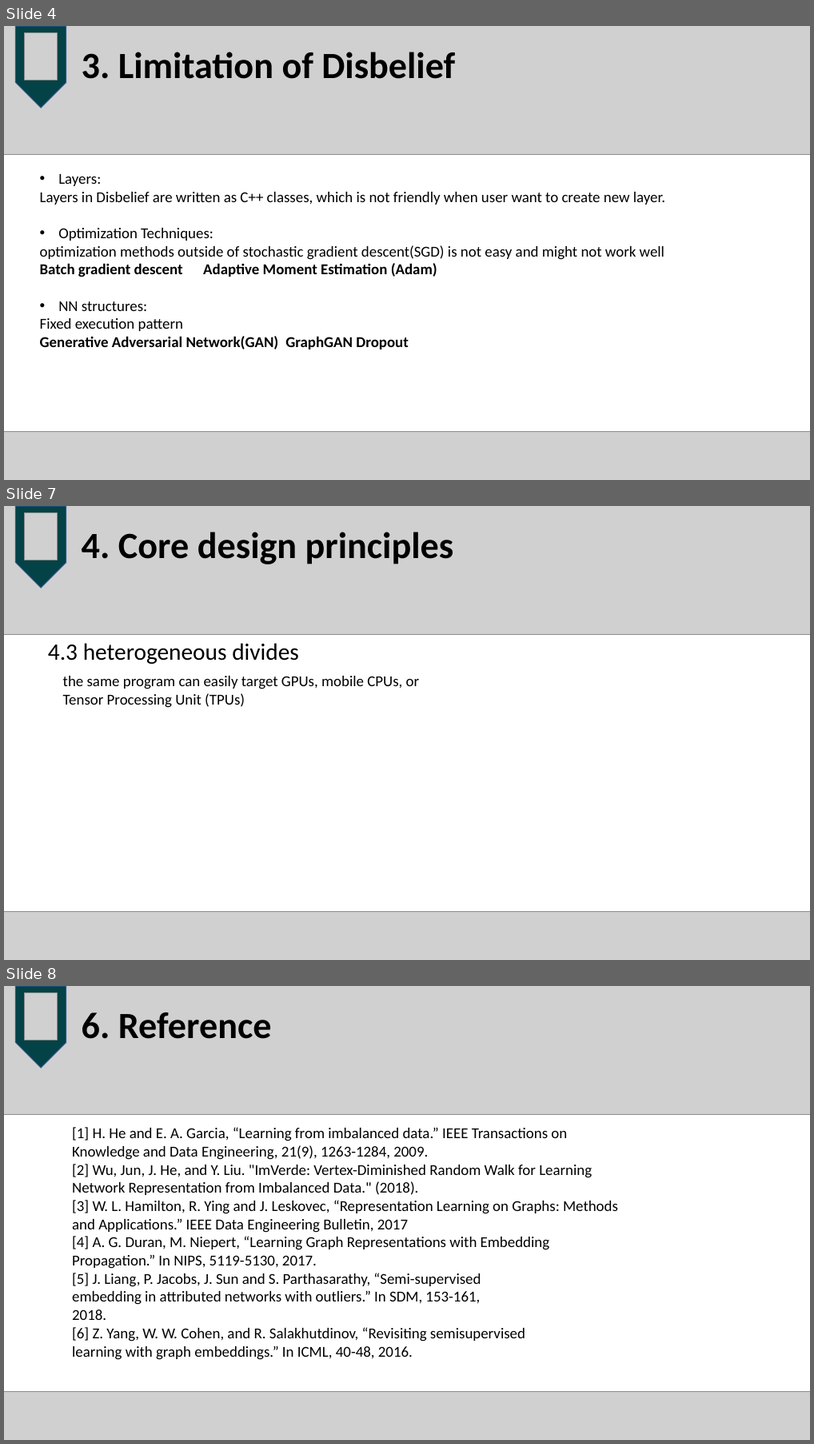
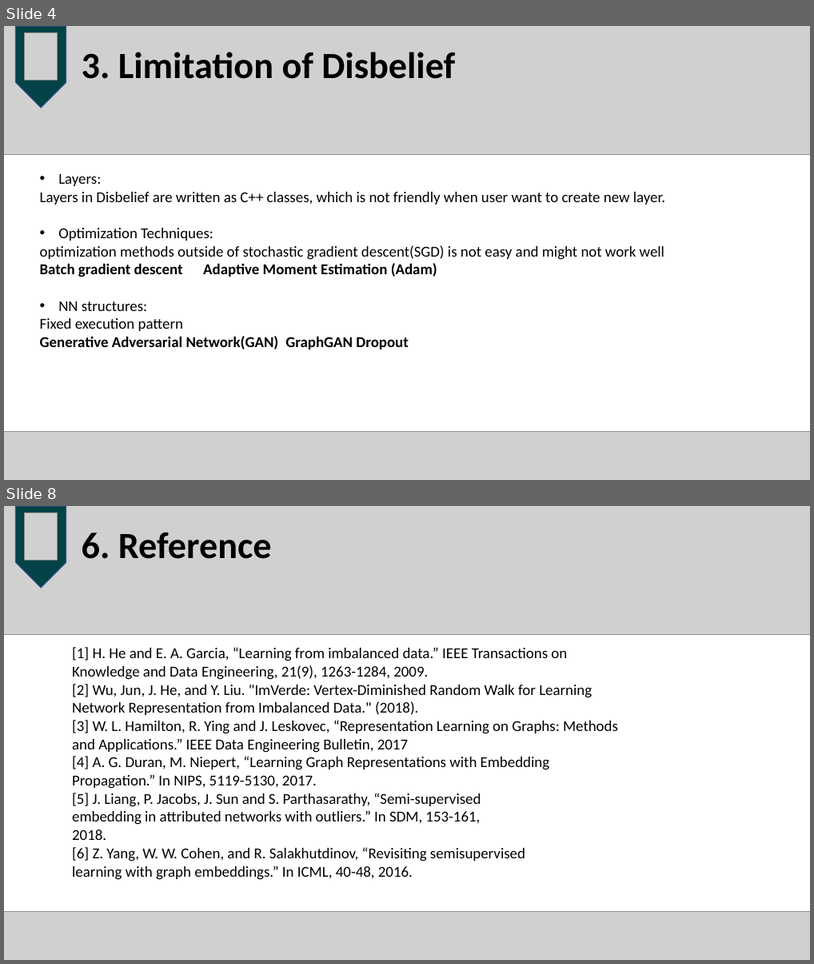
Before and after one commit to coda953/OSproject, a slide deck: tfboys.pptx. Shown one above the other, each under a label of ours: slides 4, 7 and 8 before the commit, slides 4 and 8 after it; the slides between them are not shown. The pictures are 814x1444 and 814x964 pixels, drawn with LibreOffice and Linux fonts; fonts in the diff are those of the drawing; grey boxes stand for pictures. Boxes give left, top, right and bottom in pixels: in the first picture for what was removed or moved away, otherwise in the second. Text is boxed around its words. In the diff, an @@ line names an element or a change of style, - is before the commit and + after.

```diff
--- a/tfboys.pptx
+++ b/tfboys.pptx
@@ slide 7 removed at [4, 506, 810, 960], background #FFFFFF @@
@@ picture removed at [4, 506, 810, 634] @@
@@ pentagon arrow removed at [15, 506, 66, 588] @@
@@ picture removed at [25, 512, 58, 560] @@
@@ title removed at [82, 532, 454, 564] @@
-4. Core design principles
@@ text removed at [48, 643, 299, 664] @@
-4.3 heterogeneous divides
@@ text removed at [63, 676, 420, 708] @@
-the same program can easily target GPUs, mobile CPUs, or
-Tensor Processing Unit (TPUs)
@@ picture removed at [4, 912, 810, 960] @@
```
Also in this commit, not shown: 2 slides changed, 1 slide added, 1 other file.
